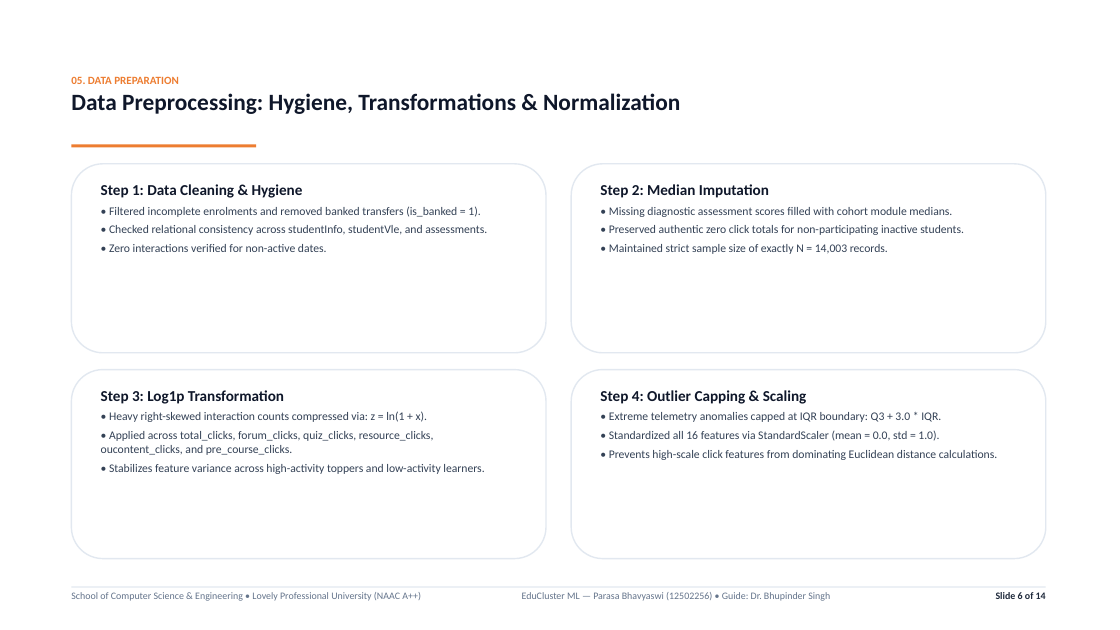
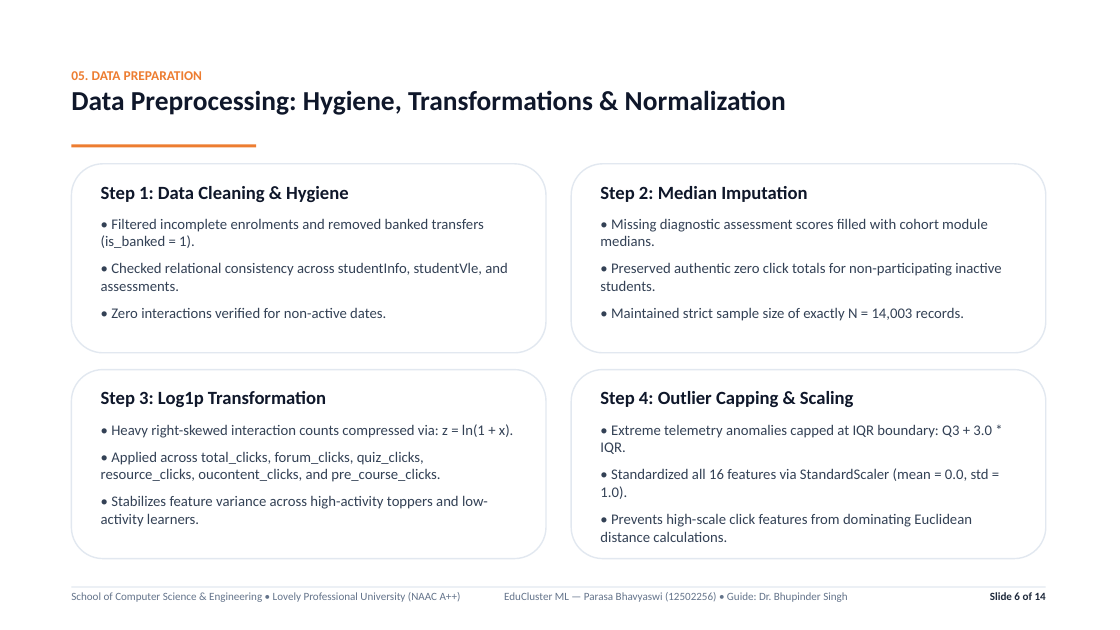
Before and after one commit to parasabhavyaswi/student-engagement-performance-clustering, a slide deck: slide 6 of EduCluster_Presentation_Dark.pptx. Drawn at 1120x630 pixels with LibreOffice and Linux fonts; fonts in the diff are those of the drawing; background and template pictures are left out. Boxes give left, top, right and bottom in pixels: in the first picture for what was removed or moved away, otherwise in the second. Text is boxed around its words. In the diff, an @@ line names an element or a change of style, - is before the commit and + after.

Commit message:
feat(presentation): apply enhanced typography scaling across all 14 slides

```diff
--- a/EduCluster_Presentation_Dark.pptx
+++ b/EduCluster_Presentation_Dark.pptx
@@ text "05. DATA PREPARATION" at bbox=[71, 71, 786, 115]: size 9.5 to 11.5 pt in "05. DATA PREPARATION"; size 20 to 23.5 pt in "Data Preprocessing: Hygiene, Transformations & Normalization" @@
@@ text "Step 1: Data Cleaning & ..." at bbox=[101, 186, 508, 318]: size 13 to 16 pt in "Step 1: Data Cleaning & Hygiene"; size 10 to 12.6 pt in "• Filtered incomplete enrolments and removed banked ...", "• Checked relational consistency across studentInfo, student ...", "• Zero interactions verified for non-active dates."; more space between paragraphs @@
@@ text "Step 2: Median Imputation" at bbox=[600, 186, 1001, 321]: size 13 to 16 pt in "Step 2: Median Imputation"; size 10 to 12.6 pt in "• Missing diagnostic assessment scores filled with ...", "• Preserved authentic zero click totals for ...", "• Maintained strict sample size of exactly ..."; more space between paragraphs @@
@@ text "Step 3: Log1p Transformation" at bbox=[101, 391, 514, 527]: size 13 to 16 pt in "Step 3: Log1p Transformation"; size 10 to 12.6 pt; more space between paragraphs @@
@@ text "Step 4: Outlier Capping & ..." at bbox=[600, 391, 992, 542]: size 13 to 16 pt in "Step 4: Outlier Capping & Scaling"; size 10 to 12.6 pt in "• Extreme telemetry anomalies capped at IQR ...", "• Standardized all 16 features via StandardScaler ...", "• Prevents high-scale click features from dominating ..."; more space between paragraphs @@
@@ size 8.5 to 9.5 pt in 3 elements at bbox=[71, 592, 461, 602], bbox=[504, 592, 847, 602], bbox=[990, 592, 1046, 600] @@
```
Also in this commit, not shown: 13 other slides changed, 1 other file.
